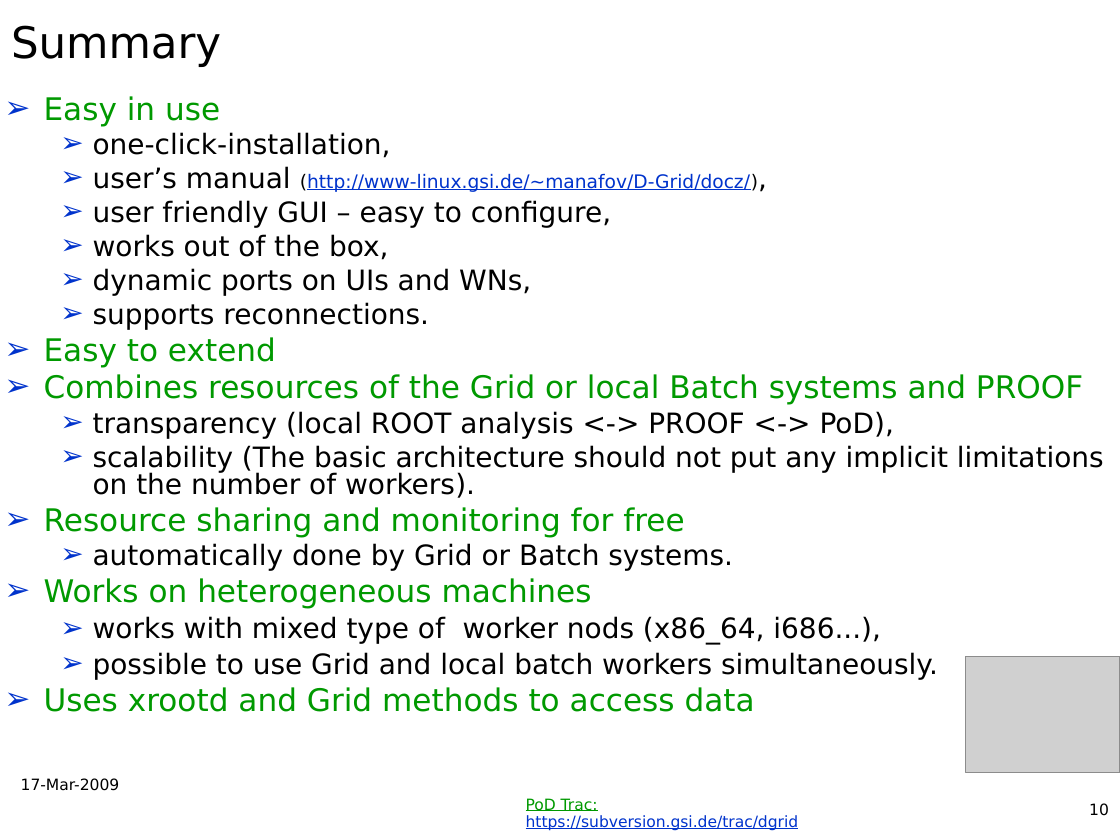
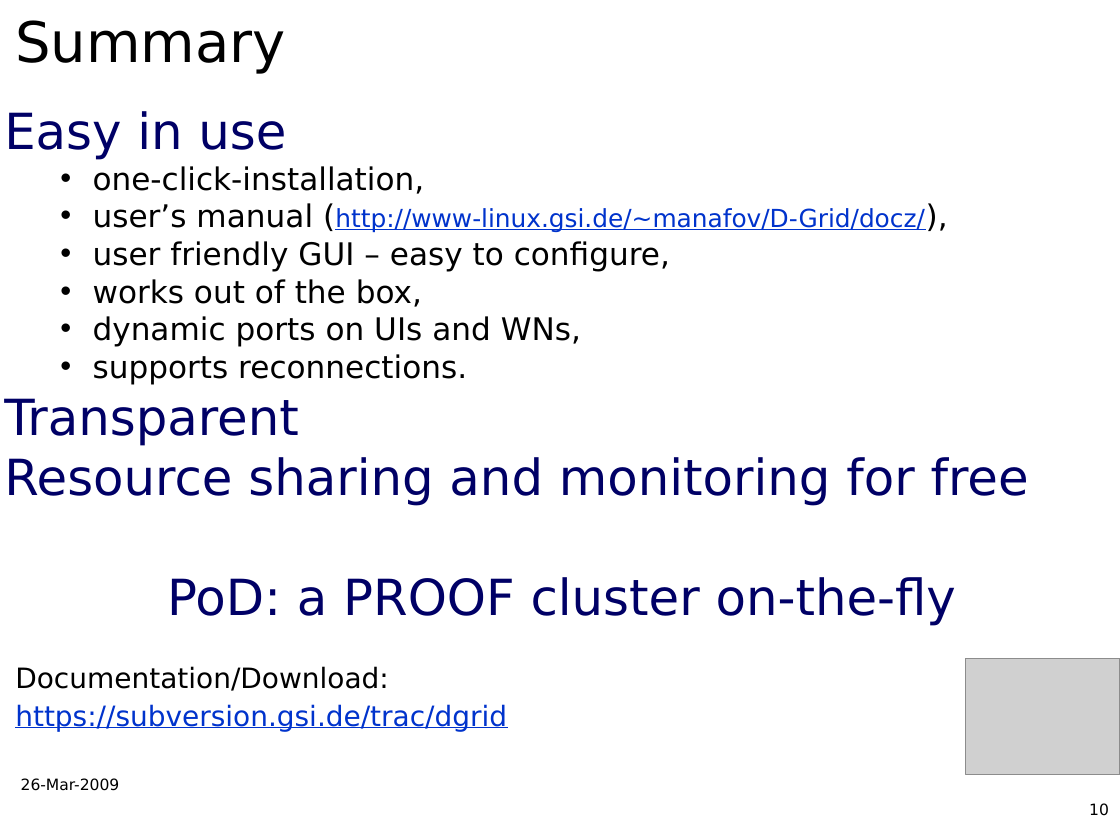
Before and after one commit to AnarManafov/PoDDocumentation, a slide deck: slide 10 of CHEP/CHEP2009/CHEP2009-PoD-AnarManafov.ppt. Drawn at 1120x840 pixels with LibreOffice and Linux fonts; fonts in the diff are those of the drawing; grey boxes stand for pictures; background and template pictures are left out. Boxes give left, top, right and bottom in pixels: in the first picture for what was removed or moved away, otherwise in the second. Text is boxed around its words. In the diff, an @@ line names an element or a change of style, - is before the commit and + after.

```diff
--- a/CHEP/CHEP2009/CHEP2009-PoD-AnarManafov.ppt
+++ b/CHEP/CHEP2009/CHEP2009-PoD-AnarManafov.ppt
@@ title "Summary" at box(15, 20, 285, 74): size 28 to 36 pt @@
@@ text at box(4, 111, 1029, 506): size 20 to 32 pt, text colour #009900 to #000066 in "Easy in use", "Resource sharing and monitoring for free"; size 18 to 20 pt in "one-click-installation,", "user’s manual (http://www-linux.gsi.de/~manafov/D-Grid/docz/ ...", "user friendly GUI – easy to configure,", "works out of the box," and 2 more places; size 12 to 20 pt, size 12 to 16 pt in "(http://www-linux.gsi.de/~manafov/D-Grid/docz/),"; bullet ➢ to none; more space between paragraphs; bullet ➢ to •; bullet colour #0033CC to #000000 @@
@@ text at box(4, 398, 299, 446): text changed; size 18 to 32 pt; text colour #000000 to #000066 @@
-➢ Easy to extend
-➢ Combines resources of the Grid or local Batch systems and PROOF
-  ➢ transparency (local ROOT analysis <-> PROOF <-> PoD),
-  ➢ scalability (The basic architecture should not put any implicit limitations on the number of workers).
+Transparent
@@ text at box(167, 577, 956, 626): text changed; size 18 to 32 pt; text colour #000000 to #000066 @@
-  ➢ automatically done by Grid or Batch systems.
-➢ Works on heterogeneous machines
-  ➢ works with mixed type of worker nods (x86_64, i686...),
-  ➢ possible to use Grid and local batch workers simultaneously.
-➢ Uses xrootd and Grid methods to access data
+PoD: a PROOF cluster on-the-fly
@@ text at box(15, 666, 507, 732): text changed; size 10 to 18 pt @@
-PoD Trac: https://subversion.gsi.de/trac/dgrid
+Documentation/Download:
+https://subversion.gsi.de/trac/dgrid
@@ text at box(21, 778, 120, 791): text changed @@
-17-Mar-2009
+26-Mar-2009
```
Also in this commit, not shown: 9 other slides changed.
